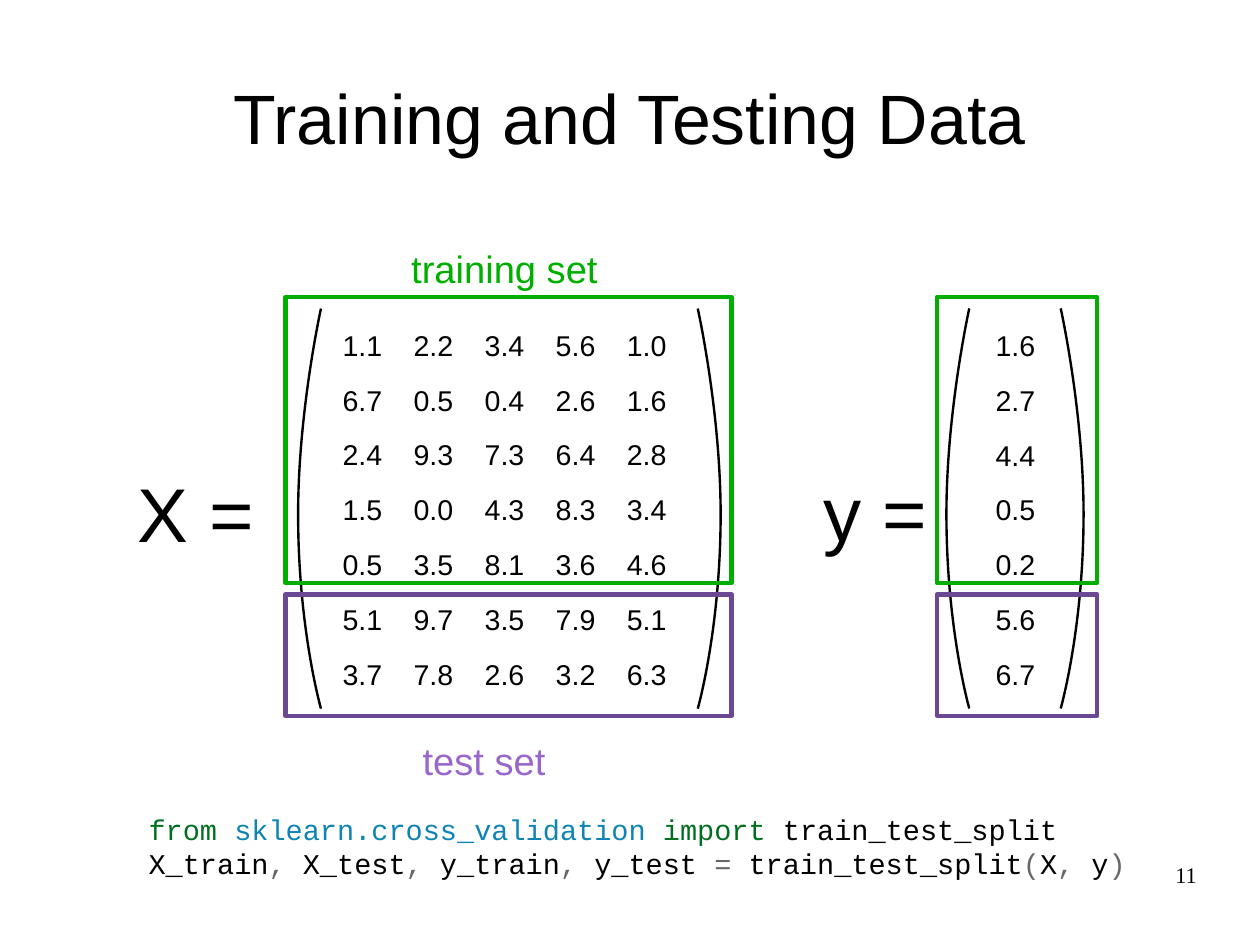
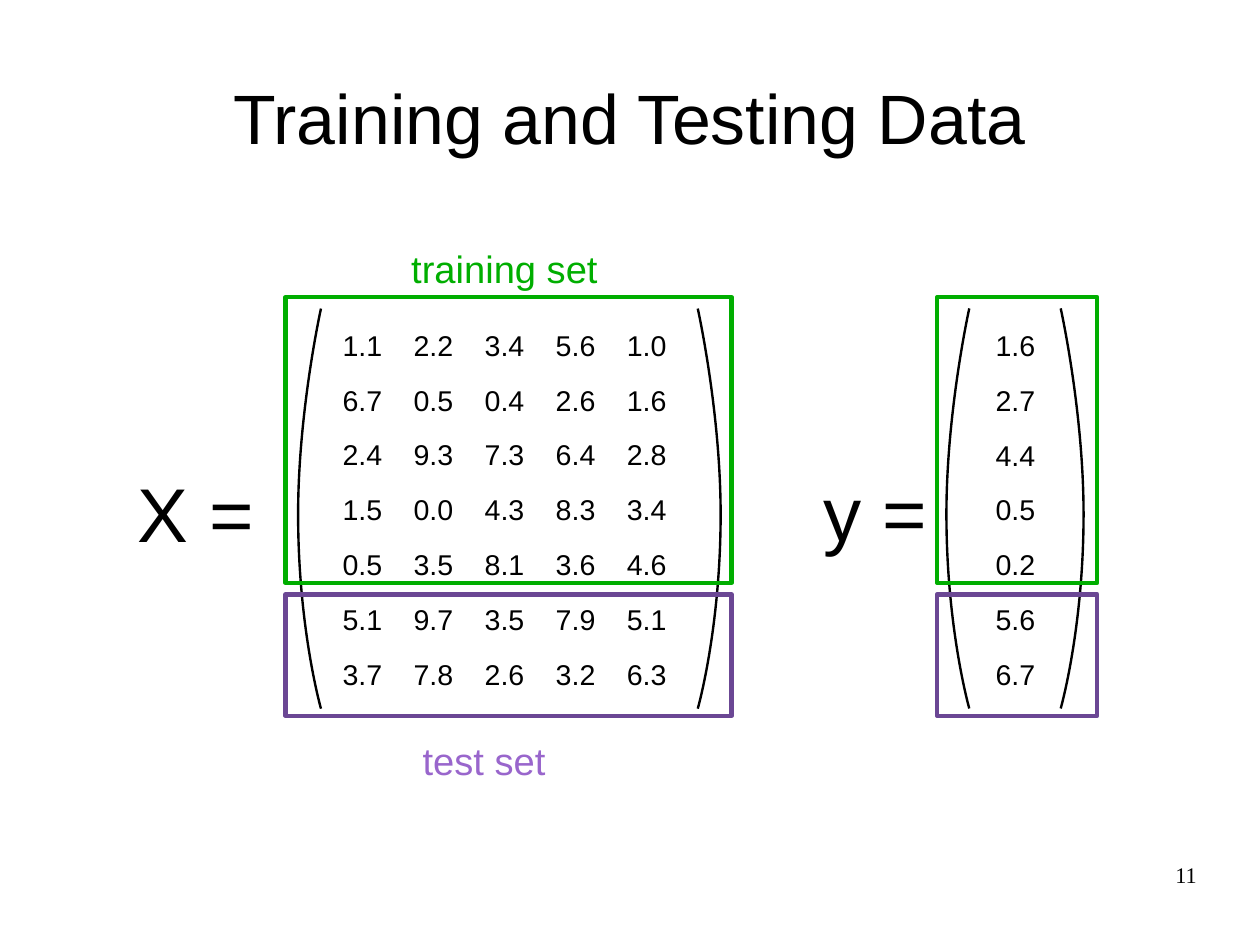
Before and after one commit to amueller/strata-nyc-2016, a slide deck: slide 11 of machine-learning-with-scikit-learn-strata-singapore-2015.odp. Drawn at 1260x945 pixels with LibreOffice and Linux fonts; fonts in the diff are those of the drawing. Boxes give left, top, right and bottom in pixels: in the first picture for what was removed or moved away, otherwise in the second. Text is boxed around its words. In the diff, an @@ line names an element or a change of style, - is before the commit and + after.

```diff
--- a/machine-learning-with-scikit-learn-strata-singapore-2015.odp
+++ b/machine-learning-with-scikit-learn-strata-singapore-2015.odp
@@ text removed at (x1=149, y1=819, x2=1125, y2=880) @@
-from sklearn.cross_validation import train_test_split
-X_train, X_test, y_train, y_test = train_test_split(X, y)
```
Also in this commit, not shown: 3 other slides changed, 2 slides added, 1 other file.
